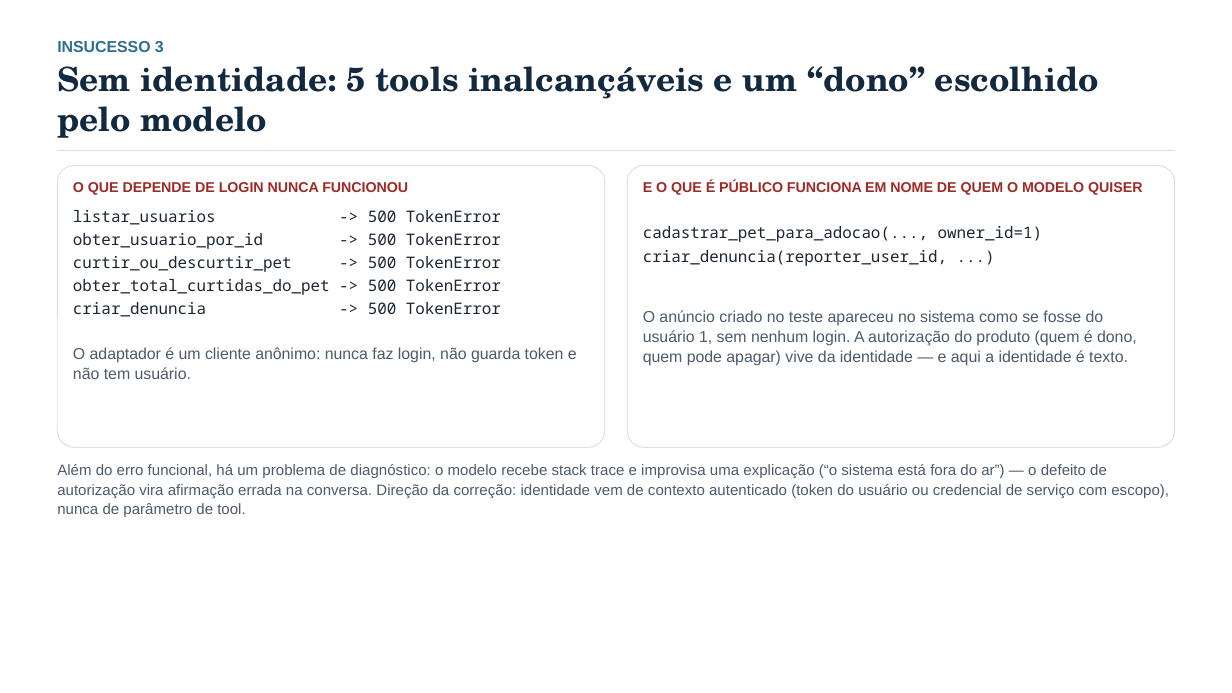
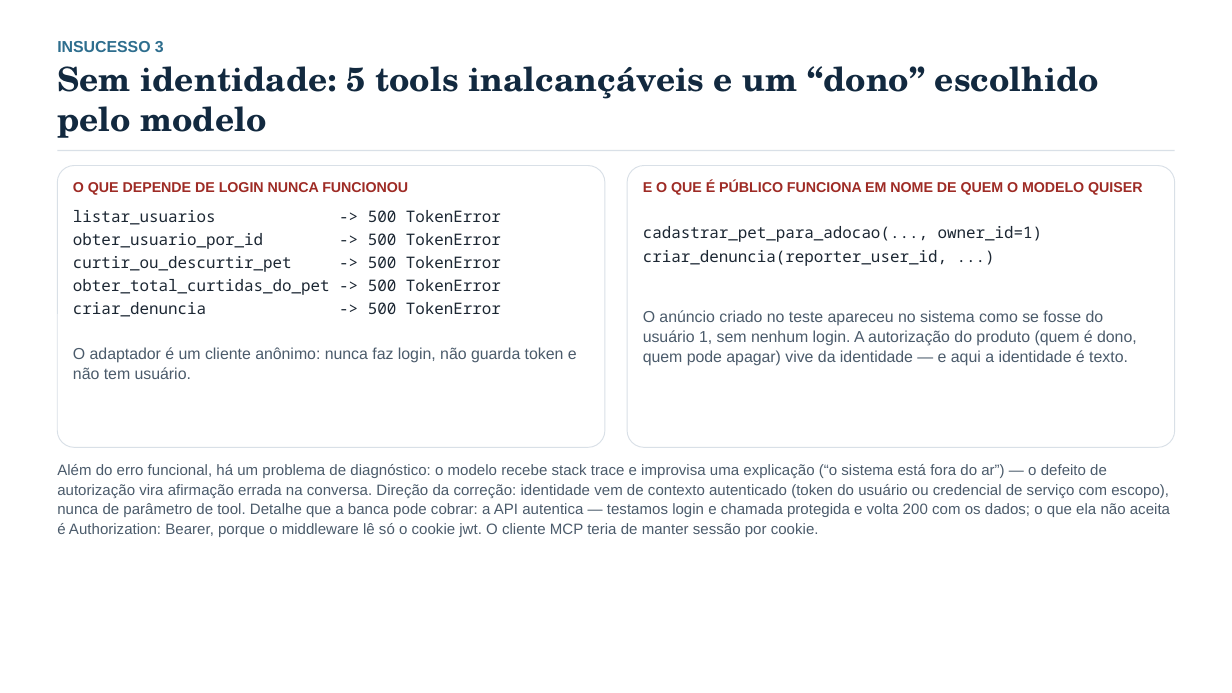
Before and after one commit to edu-correia/project-mcp-pet-adoption, a slide deck: slide 11 of docs/apresentacao-analise-pethouse-mcp.pptx. Drawn at 1232x693 pixels with LibreOffice and Linux fonts; fonts in the diff are those of the drawing. Boxes give left, top, right and bottom in pixels: in the first picture for what was removed or moved away, otherwise in the second. Text is boxed around its words. In the diff, an @@ line names an element or a change of style, - is before the commit and + after.

Commit message:
docs: quem causa o erro de autenticacao (adaptador) e a nuance do cookie
- slide de identidade: a API autentica (login + cookie -> 200); o que ela nao
  aceita e Authorization: Bearer, porque o middleware le so o cookie jwt
- roteiro: fala do P3 e duas perguntas de banca (de quem e o defeito; cookie x header)

```diff
--- a/docs/apresentacao-analise-pethouse-mcp.pptx
+++ b/docs/apresentacao-analise-pethouse-mcp.pptx
@@ text at [57,464,1170,537]: text changed @@
-Além do erro funcional, há um problema de diagnóstico: o modelo recebe stack trace e improvisa uma explicação (“o sistema está fora do ar”) — o defeito de autorização vira afirmação errada na conversa. Direção da correção: identidade vem de contexto autenticado (token do usuário ou credencial de serviço com escopo), nunca de parâmetro de tool.
+Além do erro funcional, há um problema de diagnóstico: o modelo recebe stack trace e improvisa uma explicação (“o sistema está fora do ar”) — o defeito de autorização vira afirmação errada na conversa. Direção da correção: identidade vem de contexto autenticado (token do usuário ou credencial de serviço com escopo), nunca de parâmetro de tool. Detalhe que a banca pode cobrar: a API autentica — testamos login e chamada protegida e volta 200 com os dados; o que ela não aceita é Authorization: Bearer, porque o middleware lê só o cookie jwt. O cliente MCP teria de manter sessão por cookie.
```
Also in this commit, not shown: 3 other files.
